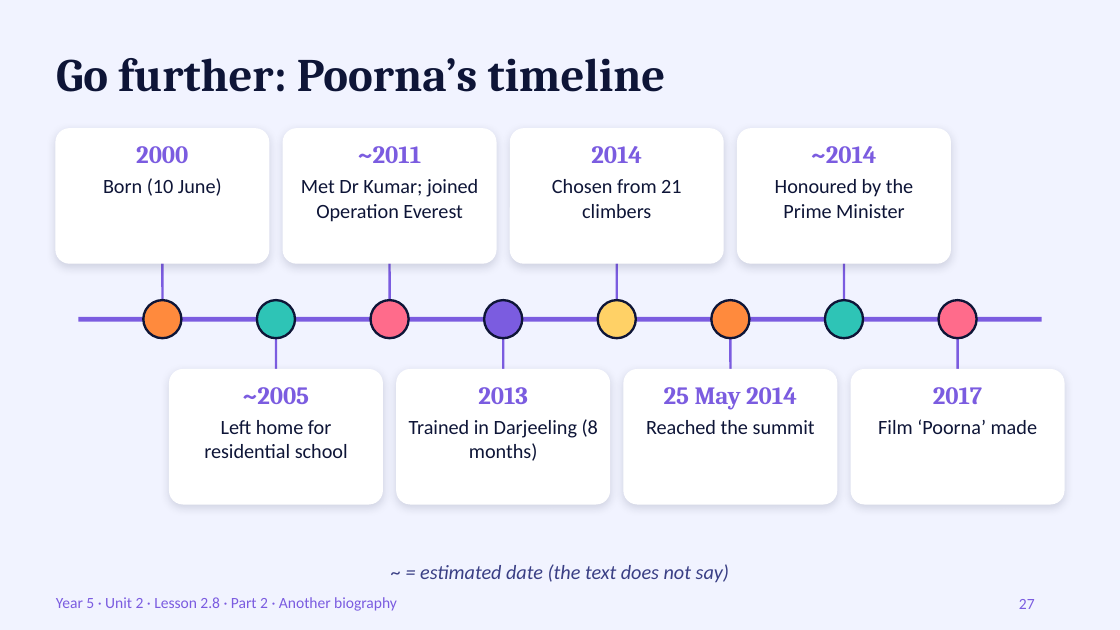
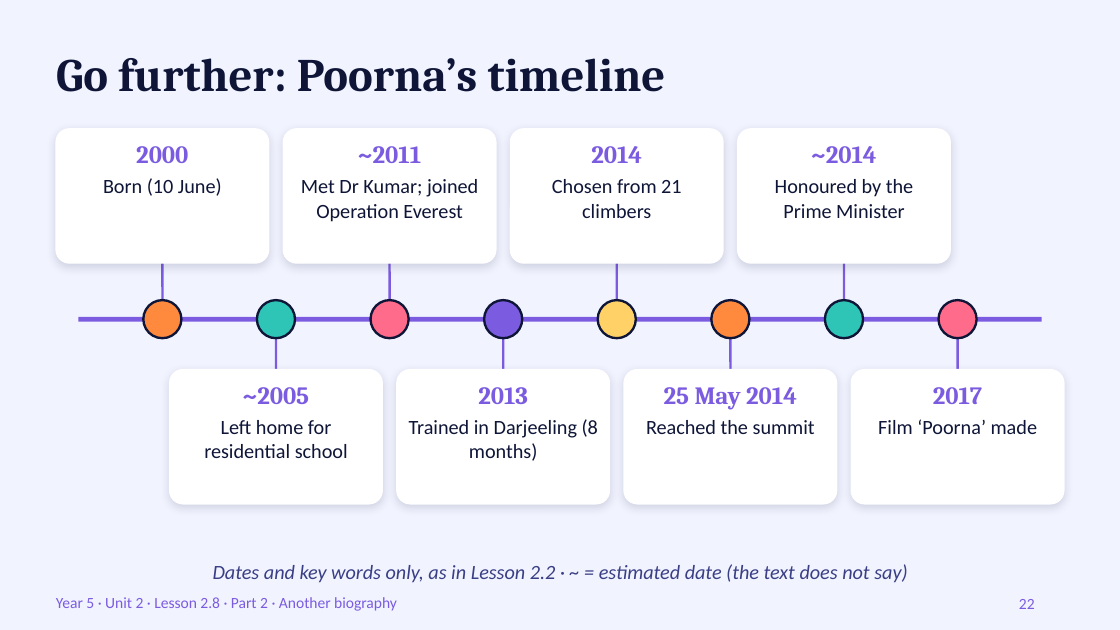
Before and after one commit to cobraarsgb6-hub/primary-exam-system, a slide deck: slide 22 of resources/coligo/Ali/English 105/Unit2_Lesson2.8_Part2_Another_Biography.pptx (slide 27 before the commit). Drawn at 1120x630 pixels with LibreOffice and Linux fonts; fonts in the diff are those of the drawing. Boxes give left, top, right and bottom in pixels: in the first picture for what was removed or moved away, otherwise in the second. Text is boxed around its words. In the diff, an @@ line names an element or a change of style, - is before the commit and + after.

```diff
--- a/resources/coligo/Ali/English 105/Unit2_Lesson2.8_Part2_Another_Biography.pptx
+++ b/resources/coligo/Ali/English 105/Unit2_Lesson2.8_Part2_Another_Biography.pptx
@@ text at [213, 564, 907, 583]: text changed @@
-~ = estimated date (the text does not say)
+Dates and key words only, as in Lesson 2.2 · ~ = estimated date (the text does not say)
@@ page number at [1019, 599, 1035, 609]: text changed @@
-27
+22
```
Also in this commit, not shown: 5 other slides changed, 2 slides added, 7 slides removed, 7 other files.
